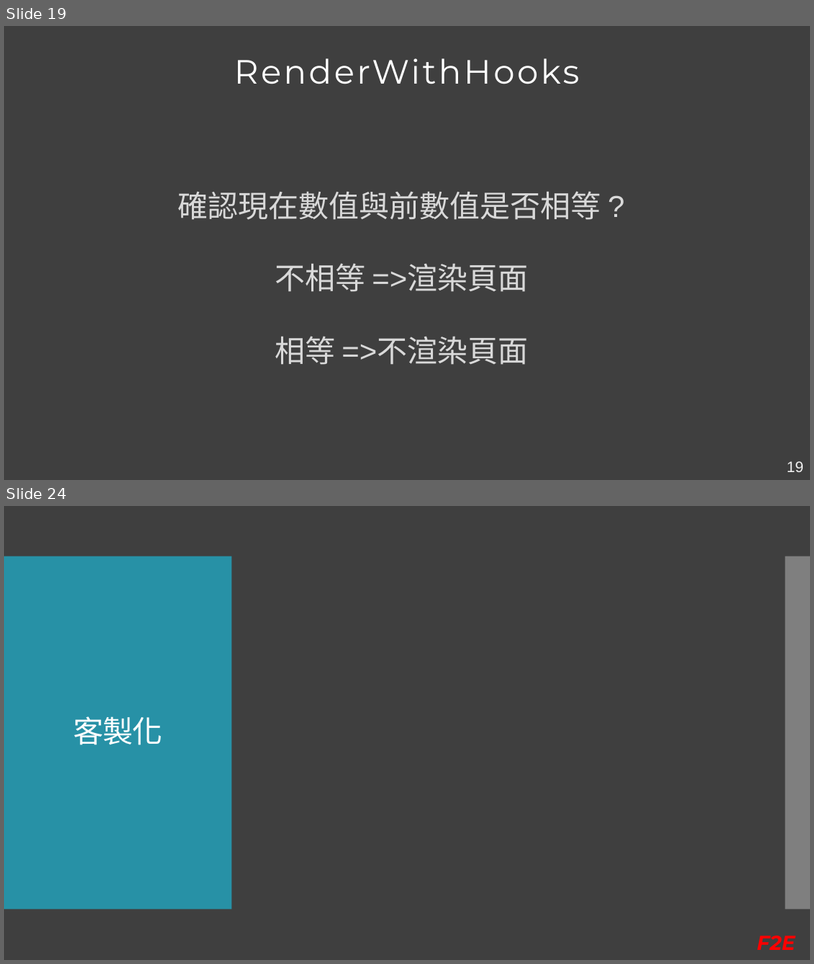
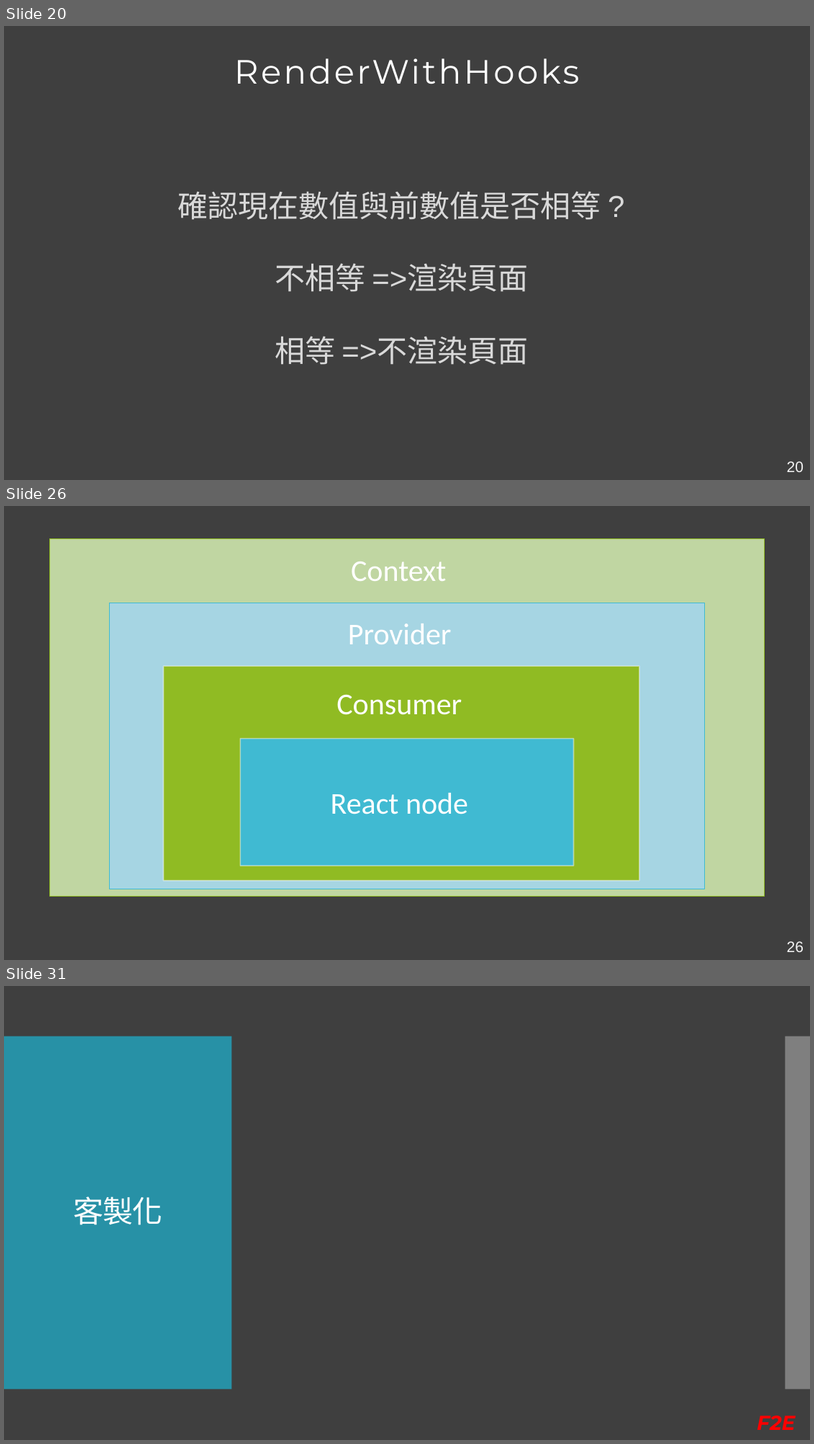
Before and after one commit to Kader-coder/React-Hooks, a slide deck: PPT/React Hooks &.pptx. Shown one above the other, each under a label of ours: slides 19 and 24 before the commit, slides 20, 26 and 31 after it; the slides between them are not shown. The pictures are 814x964 and 814x1444 pixels, drawn with LibreOffice and Linux fonts; fonts in the diff are those of the drawing. Boxes give left, top, right and bottom in pixels: in the first picture for what was removed or moved away, otherwise in the second. Text is boxed around its words. In the diff, an @@ line names an element or a change of style, - is before the commit and + after.

```diff
--- a/PPT/React Hooks &.pptx
+++ b/PPT/React Hooks &.pptx
@@ slide 26 added at <box>4,506,810,960</box>, background #3F3F3F @@
@@ rectangle added at <box>50,538,764,896</box>, fill #C1D6A3, outline #90BB23 0.75 pt @@
@@ text added at <box>351,561,446,581</box>, 36 pt, text #FFFFFF @@
+Context
@@ rectangle added at <box>110,602,705,888</box>, fill #A7D5E3, outline #40BAD2 0.75 pt @@
@@ text added at <box>348,623,452,644</box>, 36 pt, text #FFFFFF @@
+Provider
@@ rectangle added at <box>164,666,640,880</box>, fill #90BB23, outline #F9F9F9 1.35 pt @@
@@ text added at <box>337,694,462,715</box>, 36 pt, text #FFFFFF @@
+Consumer
@@ rectangle added at <box>241,739,574,865</box>, fill #40BAD2, outline #F9F9F9 1.35 pt @@
@@ text added at <box>331,793,468,814</box>, 36 pt, text #FFFFFF @@
+React node
@@ page number added at <box>787,941,804,952</box>, 18 pt, text #F2F2F2 @@
+26
@@ what was slide 19 is now slide 20 @@
@@ page number at <box>787,461,804,472</box>: text changed @@
-19
+20
@@ what was slide 24 is now slide 31 @@
```
Also in this commit, not shown: 2 slides changed, 10 other slides added, 5 slides removed, 13 other files.
